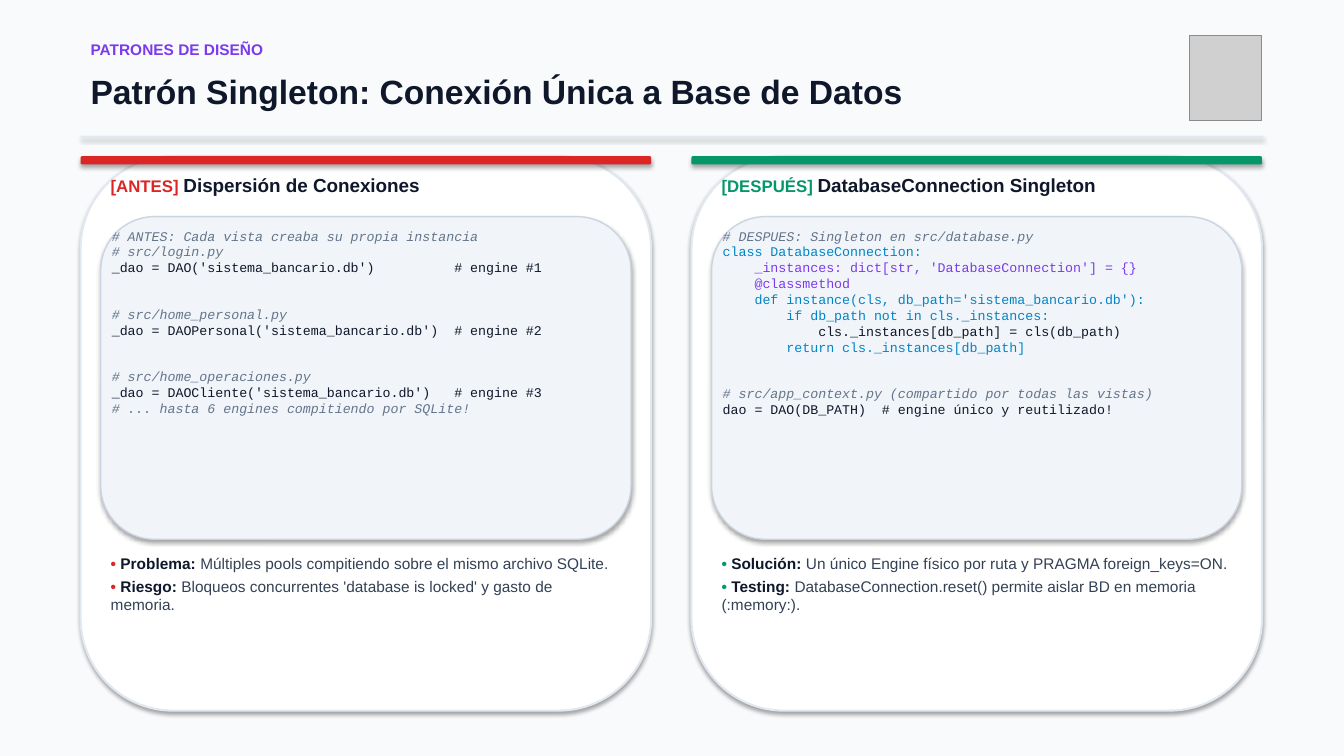
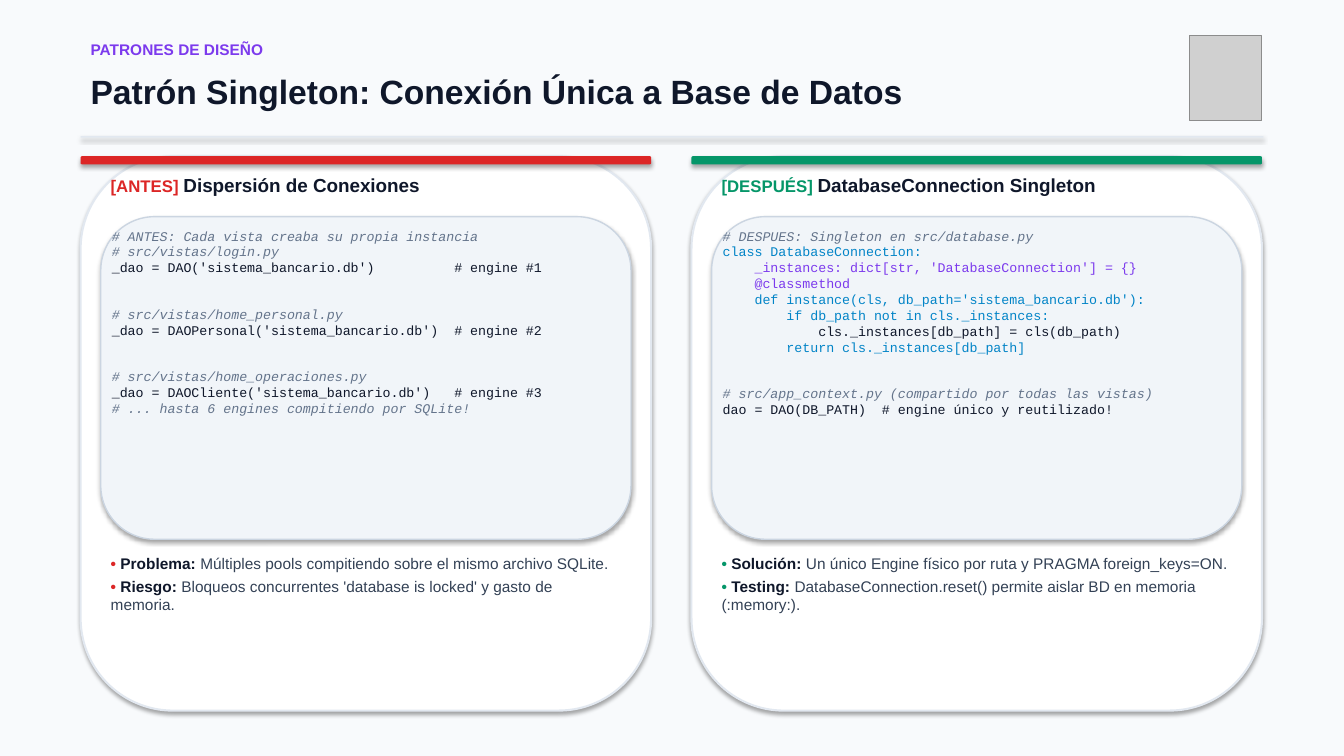
Before and after one commit to dzCazador/ITS-DevOps-RefactoringTesting-SistemaBancario, a slide deck: slide 4 of presentacion_sistema_bancario_actualizada.pptx. Drawn at 1344x756 pixels with LibreOffice and Linux fonts; fonts in the diff are those of the drawing; grey boxes stand for pictures. Boxes give left, top, right and bottom in pixels: in the first picture for what was removed or moved away, otherwise in the second. Text is boxed around its words. In the diff, an @@ line names an element or a change of style, - is before the commit and + after.

Commit message:
docs: update module paths to vistas and modelos
Update REFACTORIZACION.md, PRESENTACION.md, INTEGRACION_DAO.md and both presentations to the new src/vistas and src/modelos locations.

```diff
--- a/presentacion_sistema_bancario_actualizada.pptx
+++ b/presentacion_sistema_bancario_actualizada.pptx
@@ text at <box>128,247,279,259</box>: text changed @@
-# src/login.py
+# src/vistas/login.py
@@ text at <box>128,309,343,322</box>: text changed @@
-# src/home_personal.py
+# src/vistas/home_personal.py
@@ text at <box>128,371,367,384</box>: text changed @@
-# src/home_operaciones.py
+# src/vistas/home_operaciones.py
```
Also in this commit, not shown: 4 other slides changed, 5 other files.
